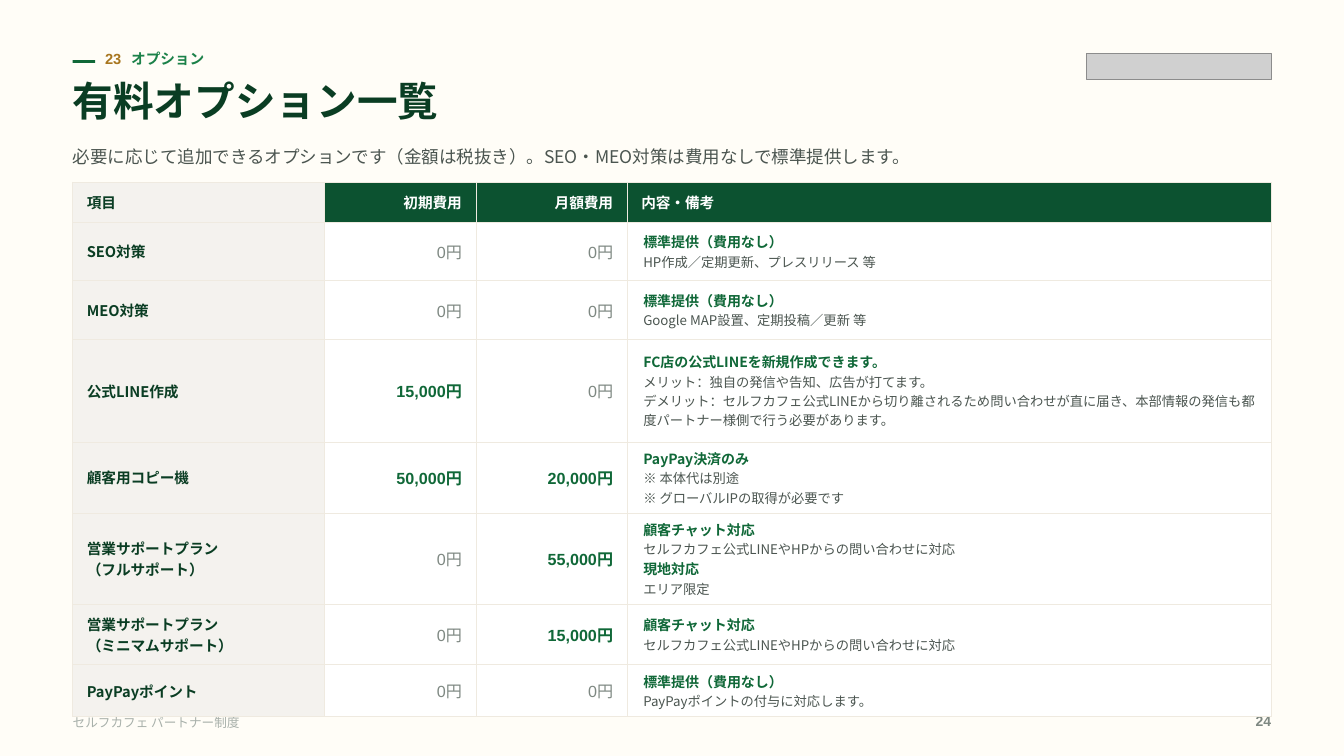
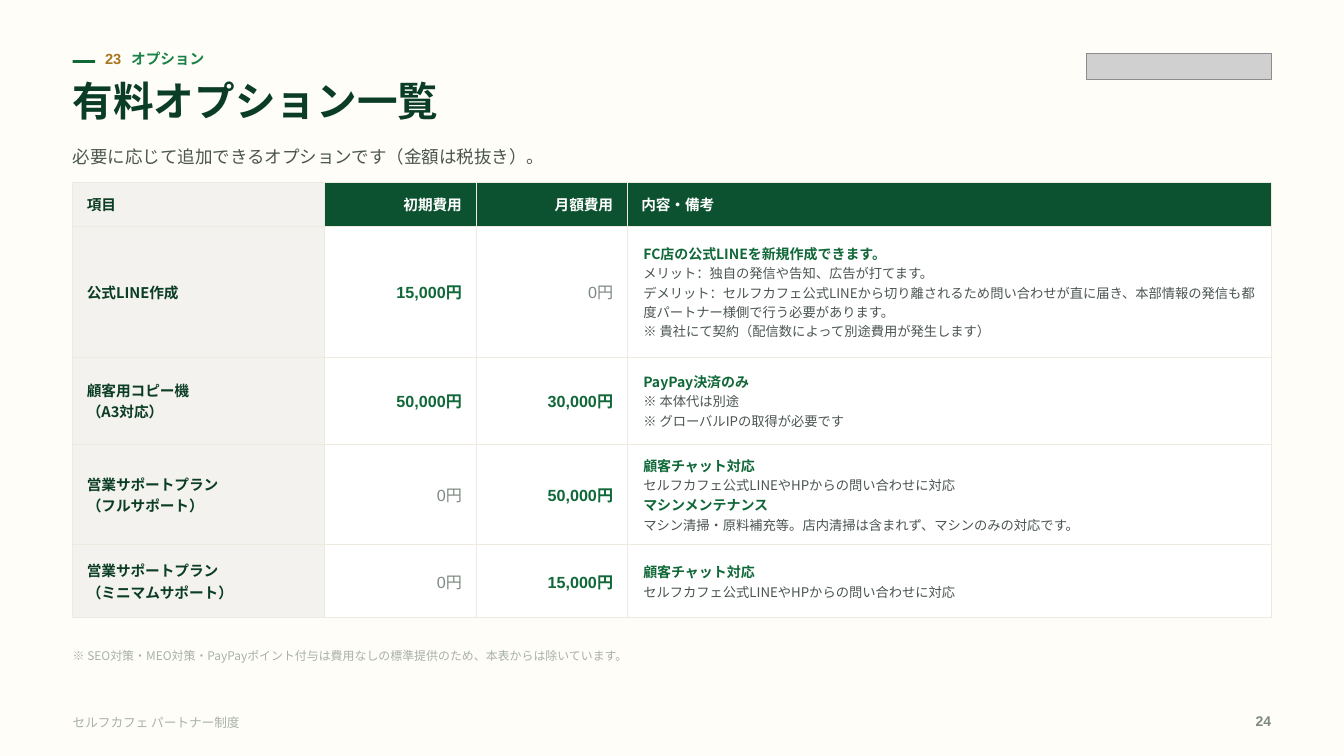
Before and after one commit to a5408071-cmd/suzuki-ceo, a slide deck: slide 24 of selfcafe-partner-deck/selfcafe-partner-deck.pptx. Drawn at 1344x756 pixels with LibreOffice and Linux fonts; fonts in the diff are those of the drawing; grey boxes stand for pictures. Boxes give left, top, right and bottom in pixels: in the first picture for what was removed or moved away, otherwise in the second. Text is boxed around its words. In the diff, an @@ line names an element or a change of style, - is before the commit and + after.

```diff
--- a/selfcafe-partner-deck/selfcafe-partner-deck.pptx
+++ b/selfcafe-partner-deck/selfcafe-partner-deck.pptx
@@ text at (73, 148, 544, 165): text changed @@
-必要に応じて追加できるオプションです（金額は税抜き）。SEO・MEO対策は費用なしで標準提供します。
+必要に応じて追加できるオプションです（金額は税抜き）。
@@ table at (73, 182, 1271, 604) @@
-row 2: SEO対策 | 0円 | 0円 | 標準提供（費用なし） / HP作成／定期更新、プレスリリース 等
-row 3: MEO対策 | 0円 | 0円 | 標準提供（費用なし） / Google MAP設置、定期投稿／更新 等
-row 4: 公式LINE作成 | 15,000円 | 0円 | FC店の公式LINEを新規作成できます。 / メリット：独自の発信や告知、広告が打てます。 / デメリット：セルフカフェ公式LINEから切り離されるため問い合わせが直に届き、本部情報の発信も都度パートナー様側で行う必要があります。
-row 5: 顧客用コピー機 | 50,000円 | 20,000円 | PayPay決済のみ / ※ 本体代は別途 / ※ グローバルIPの取得が必要です
-row 6: 営業サポートプラン / （フルサポート） | 0円 | 55,000円 | 顧客チャット対応 / セルフカフェ公式LINEやHPからの問い合わせに対応 / 現地対応 / エリア限定
+row 2: 公式LINE作成 | 15,000円 | 0円 | FC店の公式LINEを新規作成できます。 / メリット：独自の発信や告知、広告が打てます。 / デメリット：セルフカフェ公式LINEから切り離されるため問い合わせが直に届き、本部情報の発信も都度パートナー様側で行う必要があります。 / ※ 貴社にて契約（配信数によって別途費用が発生します）
+row 3: 顧客用コピー機 / （A3対応） | 50,000円 | 30,000円 | PayPay決済のみ / ※ 本体代は別途 / ※ グローバルIPの取得が必要です
+row 4: 営業サポートプラン / （フルサポート） | 0円 | 50,000円 | 顧客チャット対応 / セルフカフェ公式LINEやHPからの問い合わせに対応 / マシンメンテナンス / マシン清掃・原料補充等。店内清掃は含まれず、マシンのみの対応です。
-row 8: PayPayポイント | 0円 | 0円 | 標準提供（費用なし） / PayPayポイントの付与に対応します。
@@ text added at (87, 650, 627, 663), 8.5 pt, text #A8B0AA @@
+※ SEO対策・MEO対策・PayPayポイント付与は費用なしの標準提供のため、本表からは除いています。
```
Also in this commit, not shown: 6 other slides changed, 21 other files.
